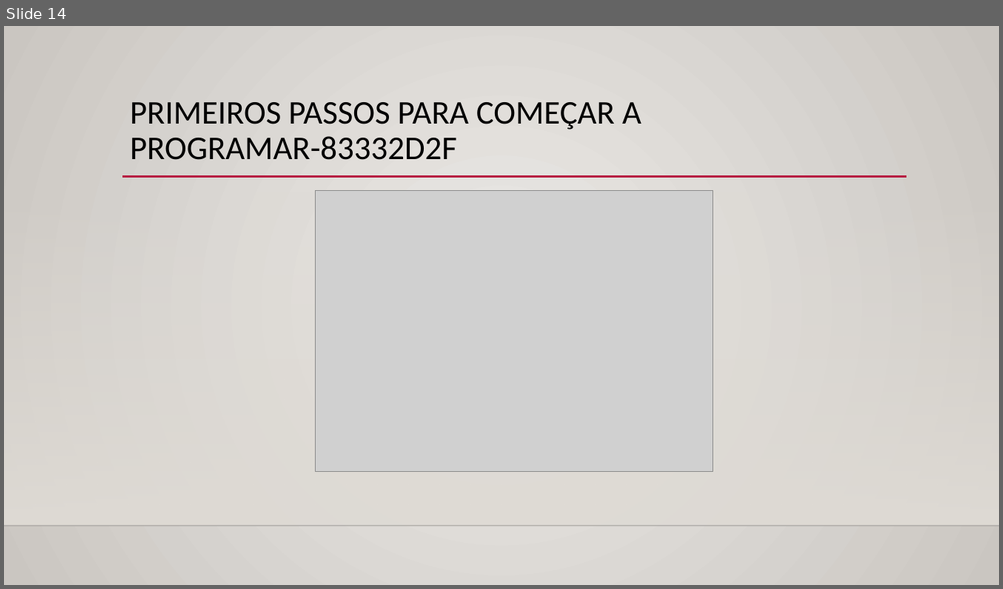
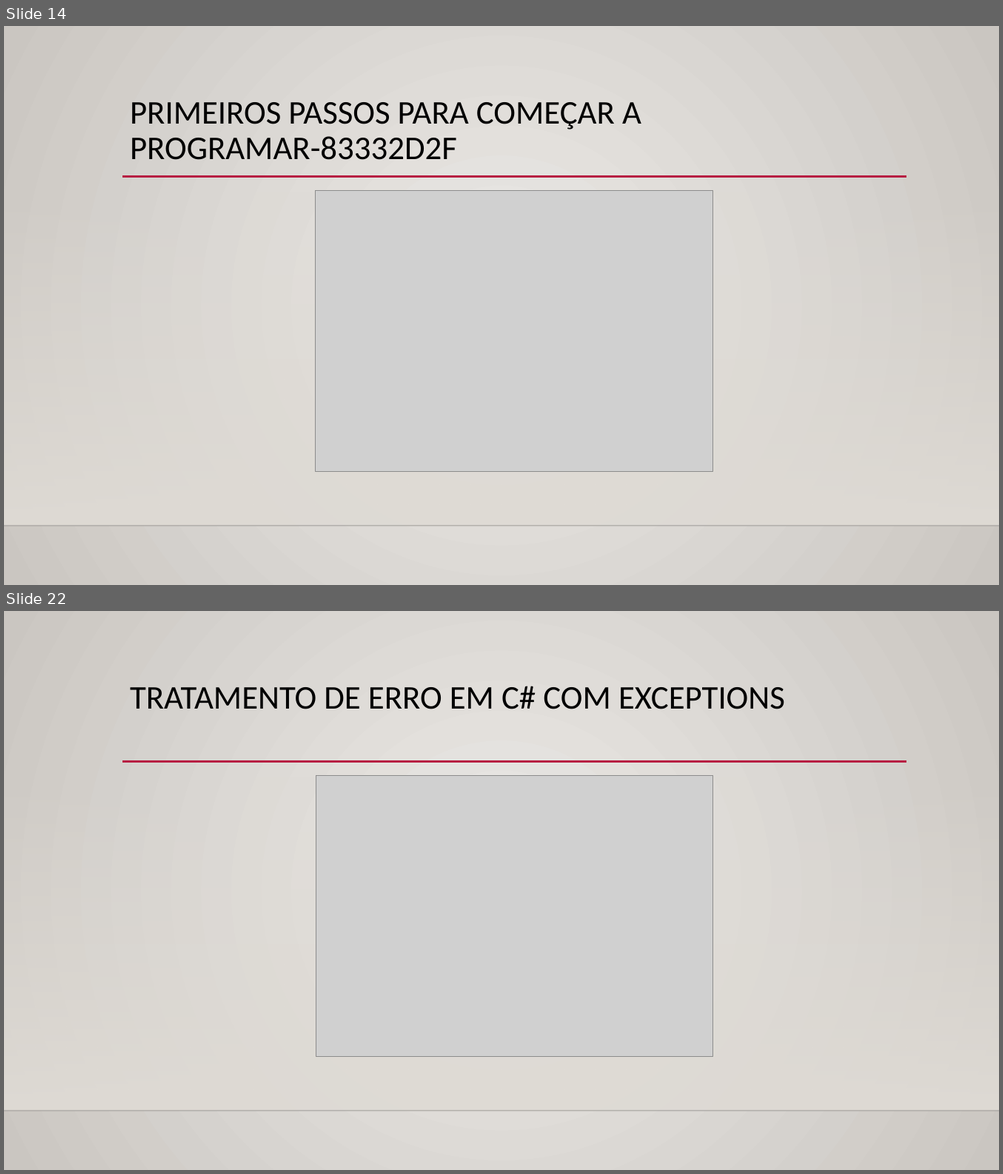
Before and after one commit to Rosem111/Evolu-o-na-DIO, a slide deck: Conquistas/Conquistas.pptx. Shown one above the other, each under a label of ours: slide 14 before the commit, slides 14 and 22 after it; the slides between them are not shown. The pictures are 1003x589 and 1003x1174 pixels, drawn with LibreOffice and Linux fonts; fonts in the diff are those of the drawing; grey boxes stand for pictures; background and template pictures are left out. Boxes give left, top, right and bottom in pixels: in the first picture for what was removed or moved away, otherwise in the second. Text is boxed around its words. In the diff, an @@ line names an element or a change of style, - is before the commit and + after.

```diff
--- a/Conquistas/Conquistas.pptx
+++ b/Conquistas/Conquistas.pptx
@@ slide 22 added at box(4, 611, 999, 1170), background gradient #ECEAE7 to #CAC7C1; not listed: 3 template elements that a slide beside it also shows @@
@@ title added at box(130, 686, 785, 709), 32 pt, text #000000 @@
+TRATAMENTO DE ERRO EM C# COM EXCEPTIONS
@@ picture added at box(316, 775, 713, 1056) @@
```
Also in this commit, not shown: 4 slides changed, 3 other slides added.
